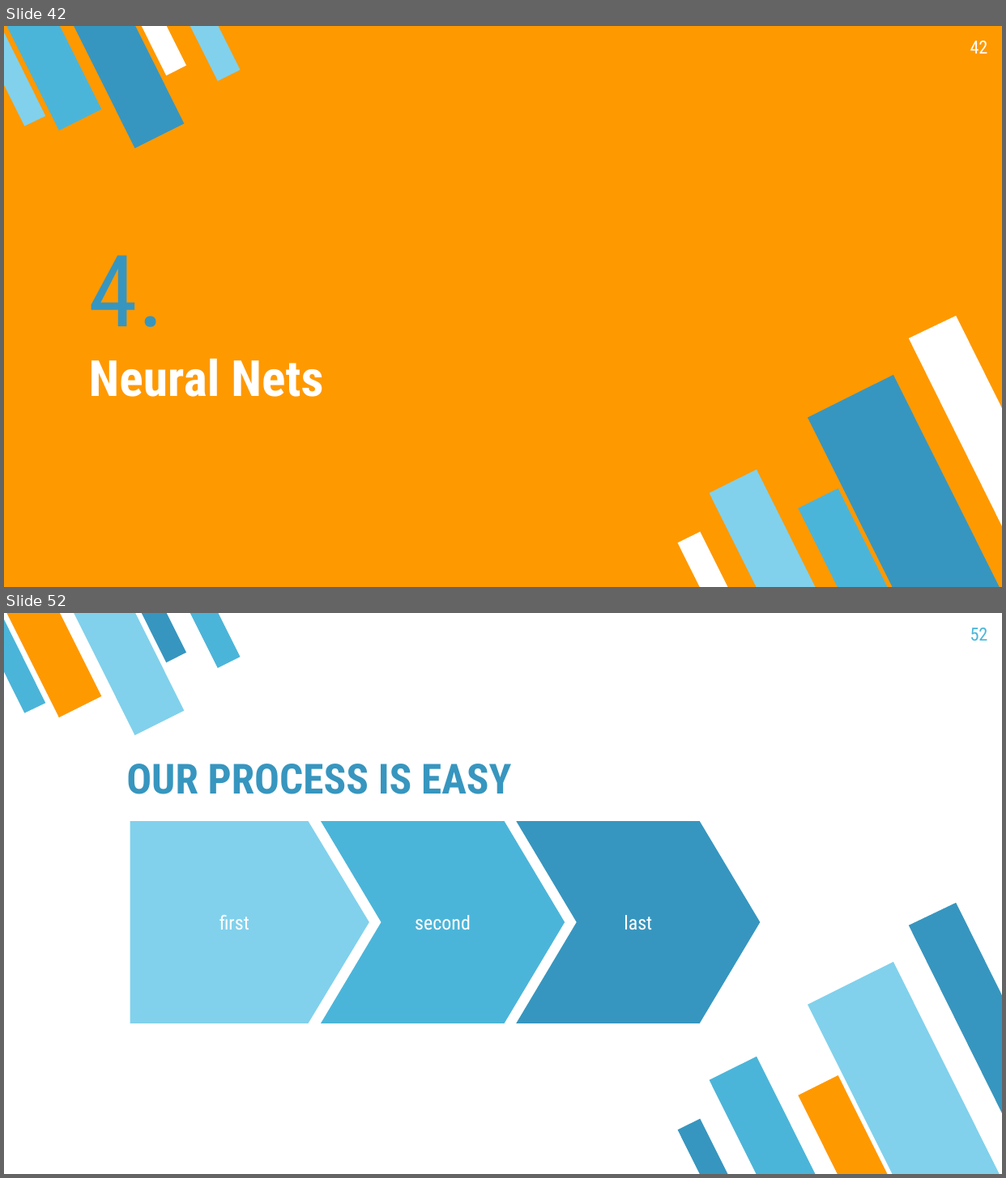
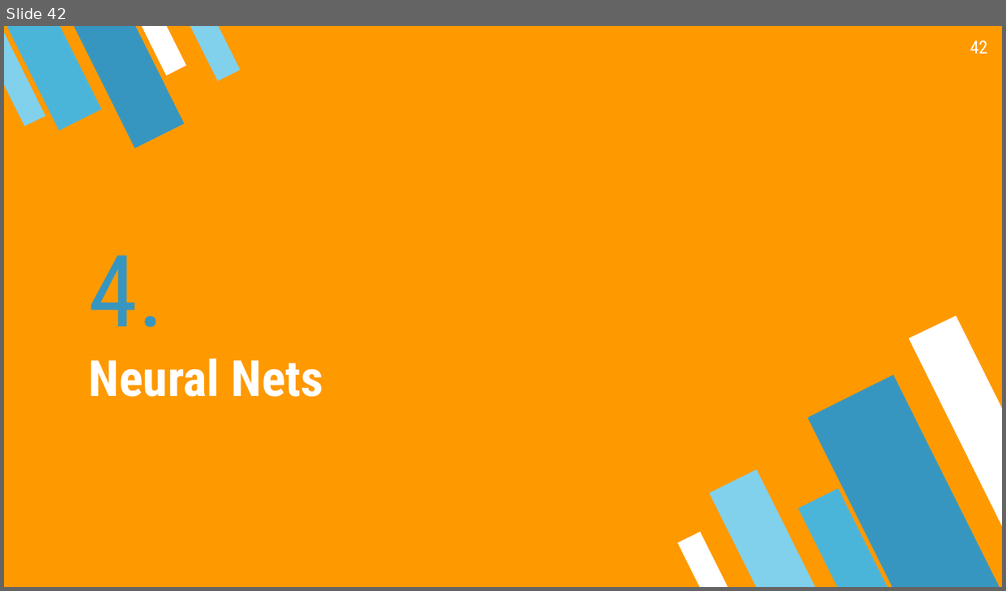
Before and after one commit to mayer79/ml_lecture, a slide deck: slides/DRAFT.pptx. Shown one above the other, each under a label of ours: slides 42 and 52 before the commit, slide 42 after it; the slides between them are not shown. The pictures are 1006x1178 and 1006x591 pixels, drawn with LibreOffice and Linux fonts; fonts in the diff are those of the drawing. Boxes give left, top, right and bottom in pixels: in the first picture for what was removed or moved away, otherwise in the second. Text is boxed around its words. In the diff, an @@ line names an element or a change of style, - is before the commit and + after.

```diff
--- a/slides/DRAFT.pptx
+++ b/slides/DRAFT.pptx
@@ slide 52 removed at <box>4,613,1002,1174</box>, background #FFFFFF @@
@@ group removed at <box>4,613,240,735</box>: 4 flow chart manual inputs, 1 freeform shape @@
@@ page number removed at <box>970,628,988,641</box> @@
-52
@@ title removed at <box>126,764,511,794</box> @@
-OUR PROCESS IS EASY
@@ pentagon arrow removed at <box>130,821,369,1024</box> @@
-first
@@ chevron removed at <box>321,821,564,1024</box> @@
-second
@@ chevron removed at <box>516,821,760,1024</box> @@
-last
@@ group removed at <box>678,902,1002,1174</box>: 4 flow chart manual inputs, 1 freeform shape @@
```
Also in this commit, not shown: 1 slide changed, 12 slides added, 16 other slides removed, 3 other files.
